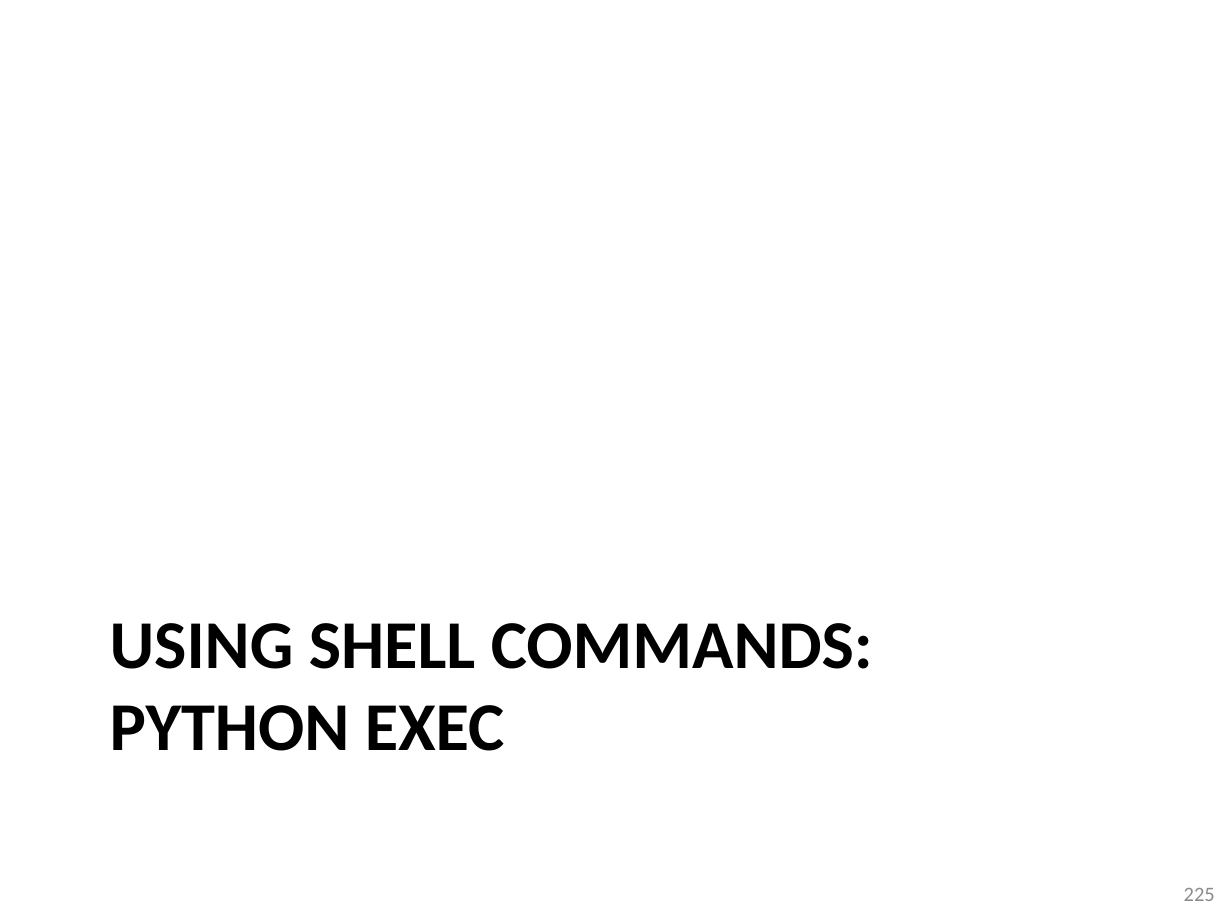
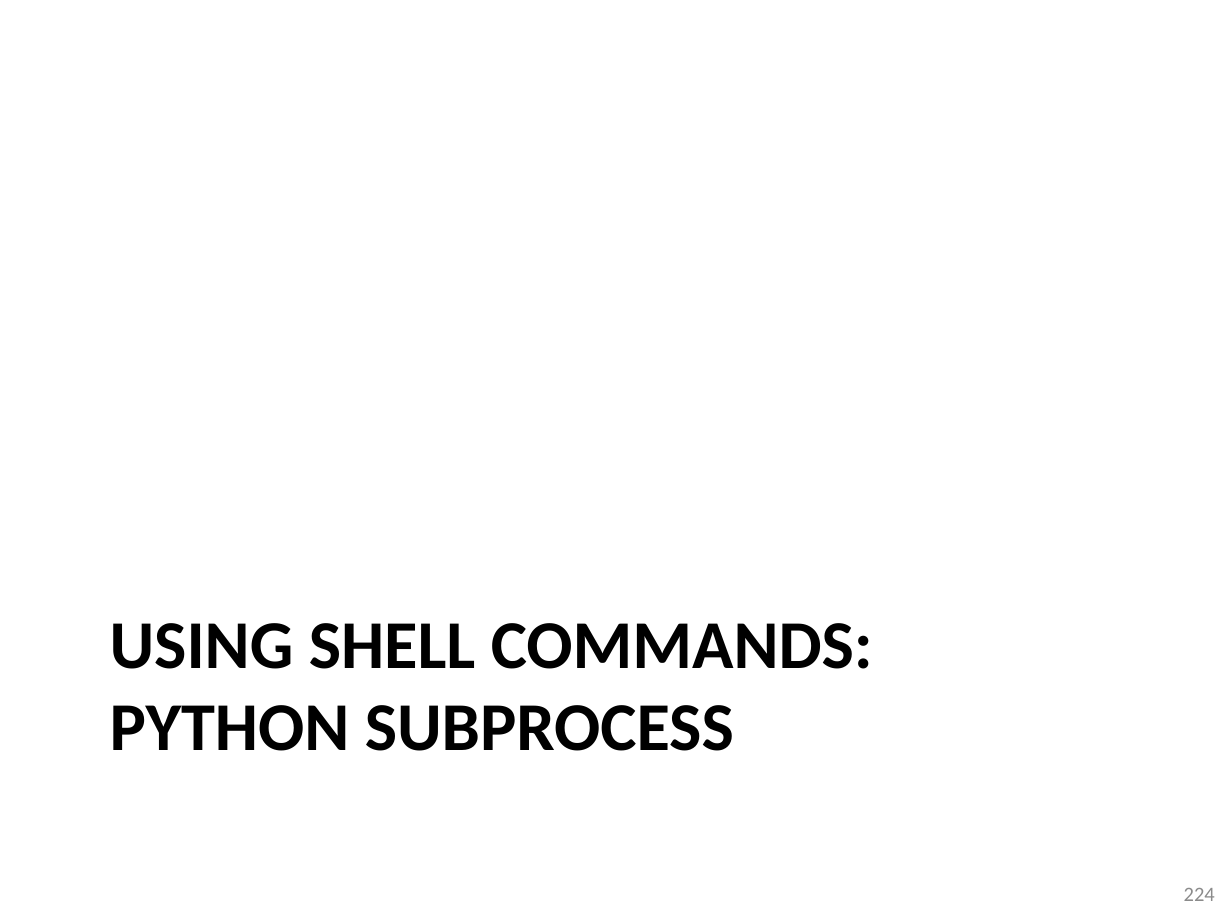
Before and after one commit to gjbex/training-material, a slide deck: slide 224 of Python/python-intro.pptx (slide 225 before the commit). Drawn at 1232x924 pixels with LibreOffice and Linux fonts; fonts in the diff are those of the drawing. Boxes give left, top, right and bottom in pixels: in the first picture for what was removed or moved away, otherwise in the second. Text is boxed around its words. In the diff, an @@ line names an element or a change of style, - is before the commit and + after.

```diff
--- a/Python/python-intro.pptx
+++ b/Python/python-intro.pptx
@@ title at (x1=110, y1=623, x2=873, y2=751): text changed @@
-USING SHELL COMMANDS:
-PYTHON EXEC
+USING SHELL COMMANDS:
+PYTHON SUBPROCESS
@@ page number at (x1=1184, y1=888, x2=1215, y2=901): text changed @@
-225
+224
```
Also in this commit, not shown: 31 other slides changed, 3 slides added, 1 slide removed.
